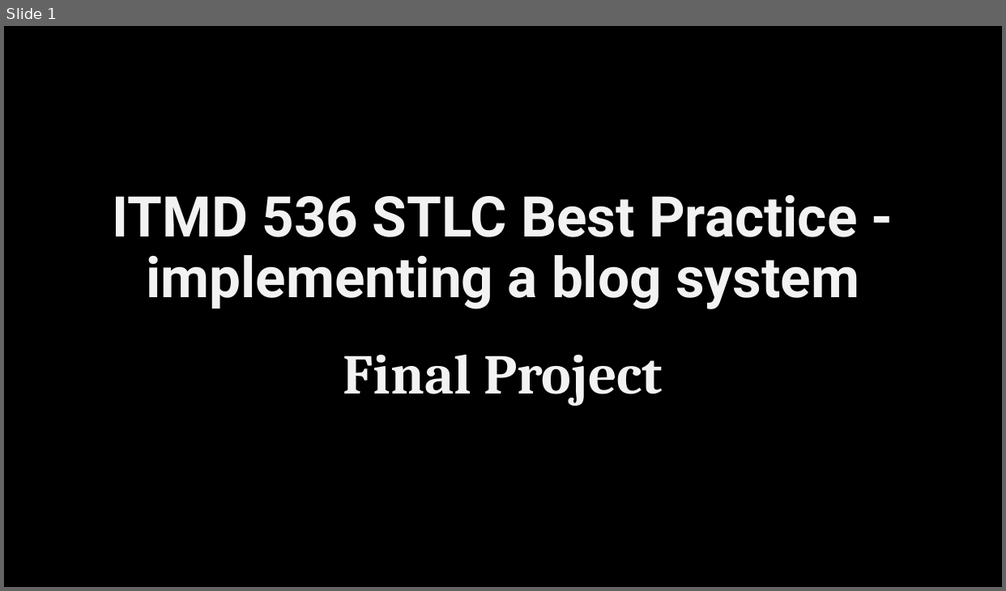
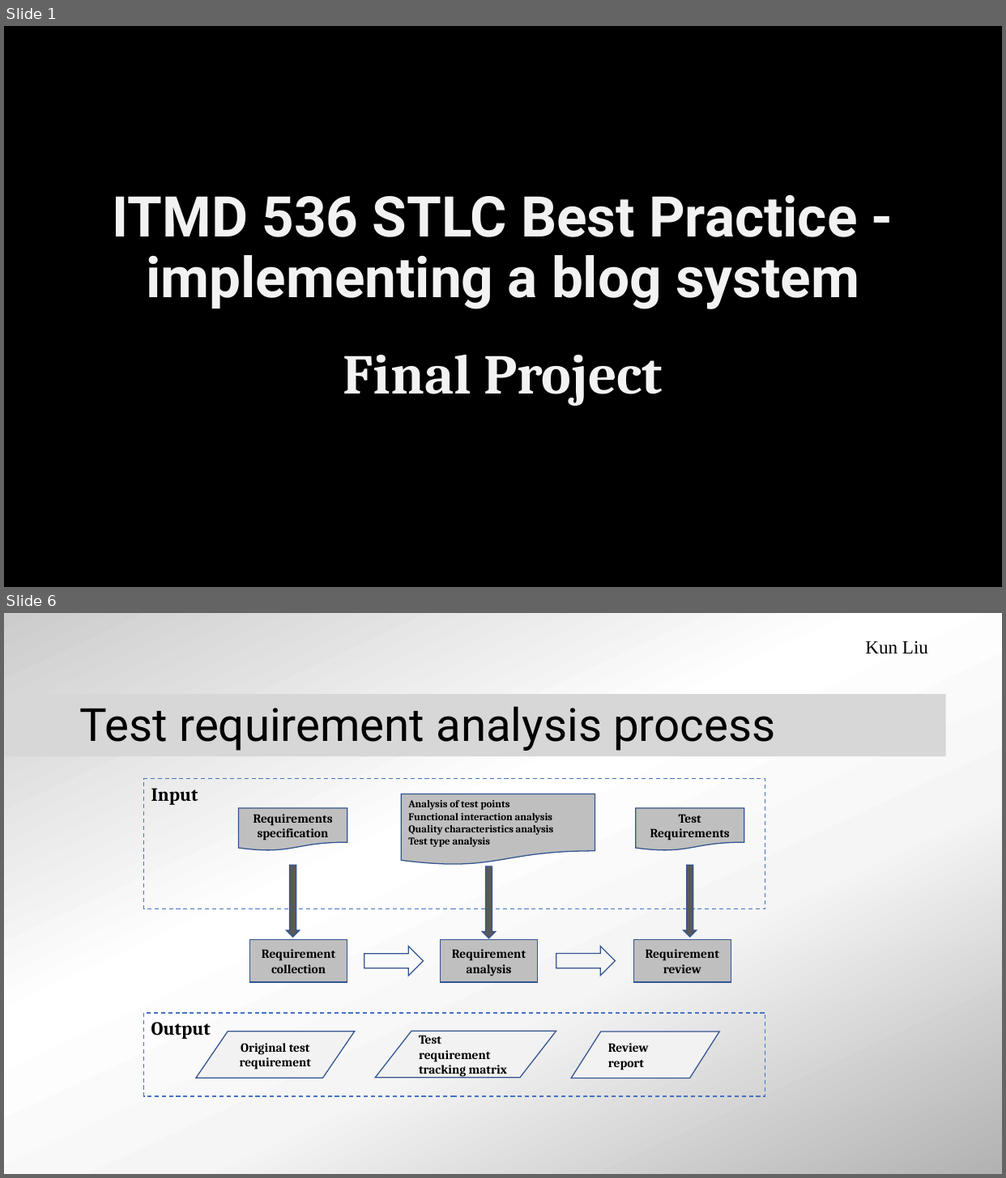
Before and after one commit to tubzby/itmd536, a slide deck: doc/STLC Best Practice - implementing a blog system.pptx. Shown one above the other, each under a label of ours: slide 1 before the commit, slides 1 and 6 after it; the slides between them are not shown. The pictures are 1006x591 and 1006x1178 pixels, drawn with LibreOffice and Linux fonts; fonts in the diff are those of the drawing; background and template pictures are left out. Boxes give left, top, right and bottom in pixels: in the first picture for what was removed or moved away, otherwise in the second. Text is boxed around its words. In the diff, an @@ line names an element or a change of style, - is before the commit and + after.

Commit message:
add requirement specification v1.0.2

```diff
--- a/doc/STLC Best Practice - implementing a blog system.pptx
+++ b/doc/STLC Best Practice - implementing a blog system.pptx
@@ slide 6 added at bbox=[4, 613, 1002, 1174], background gradient #B2B2B2 to #F5F5F5 to #FFFFFF to #CCCCCC; not listed: 1 template element that a slide beside it also shows @@
@@ text added at bbox=[865, 641, 928, 654], 18 pt, text #000000 @@
+Kun Liu
@@ title added at bbox=[80, 706, 775, 751], 44 pt, text #000000 @@
+Test requirement analysis process
@@ group added at bbox=[144, 779, 765, 1097]: 5 rectangles, 3 flow chart documents, 3 down arrows, 3 flow chart input outputs, 2 right arrows, 2 texts @@
+Requirements specification
+Analysis of test points
+Functional interaction analysis
+Quality characteristics analysis
+Test type analysis
+Test Requirements
+Requirement collection
+Requirement analysis
+Requirement review
+Input
+Original test requirement
+Test requirement tracking matrix
+Review report
+Output
```
Also in this commit, not shown: 5 other slides added, 5 slides removed, 5 other files.
